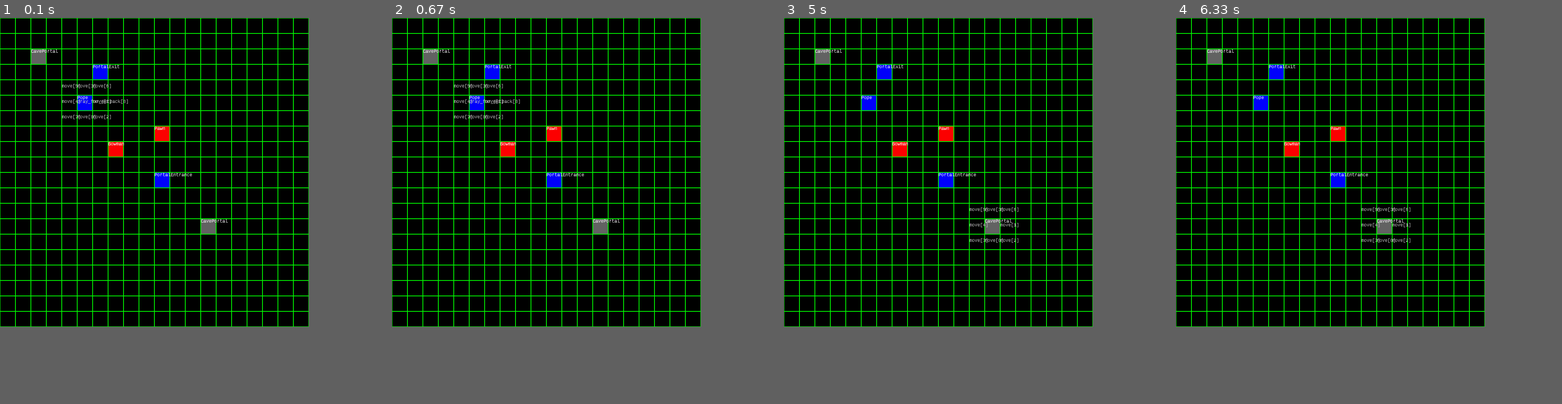
Above: before the commit, frames 1-4 (left to right).
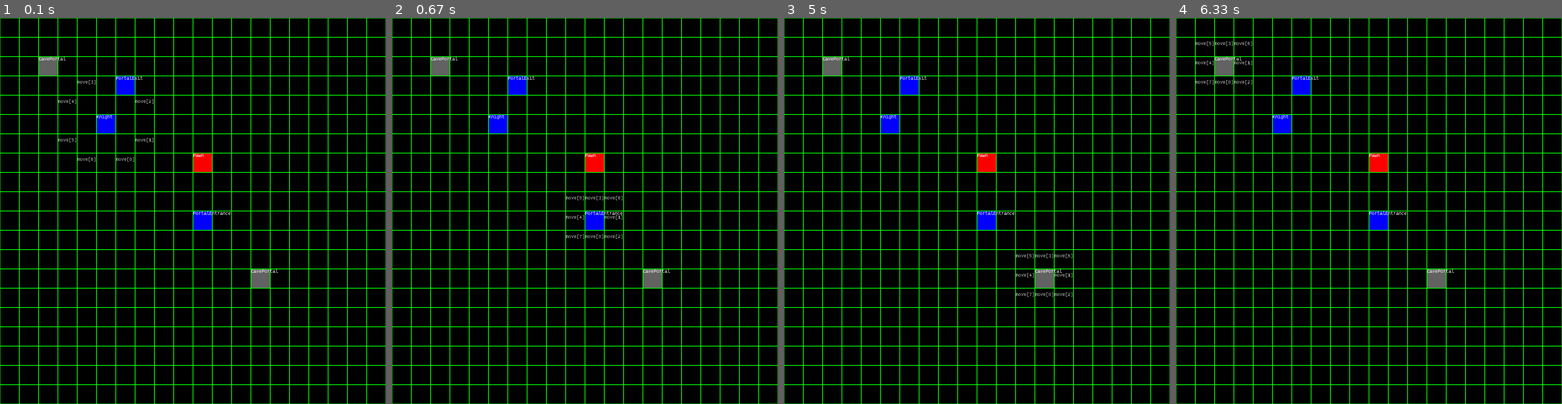
Above: after the commit, the same moments.

Repository: turnipjs/memechess
Game: pygame game, started from pygame_test.py
Two runs of this game, one before a commit and one after it. Both use one fixed random seed, a clock stepped at 60 frames per second and the inputs below.
Inputs (mouse positions are in pixels of both pictures, inside the frame that each line leads up to):
- Up to frame 1 (0.1 s): no input
- Up to frame 2 (0.67 s): click (585, 211) at 0.38 s
- Up to frame 3 (5 s): click "Pawn" at 0.72 s; click (888, 118) at 1.05 s, where only the run after the commit has a clickable "Knight"; right-click (980, 253) at 1.38 s; click (915, 83) at 2.22 s; click "PortalEntrance" at 3.38 s; click "CavePortal" at 4.78 s
- Up to frame 4 (6.33 s): click (1307, 83) at 5.12 s; click "CavePortal" at 6.02 s
In our replay, the window is 720x720 before the commit and 900x900 after it. These sizes can differ from the game's own. Grey fills any space a smaller window leaves; there, only what the larger window draws over its background counts as a difference.

The runs differ from the first frame. In frame 1, 15% of the frame differs, in the area x 0-100%, y 0-100%; in frame 2, 15%; in frame 3, 15%; in frame 4, 15%.

Commit message:
added rook and bishop?

Diff:
--- a/datamodel/knight.py
+++ b/datamodel/knight.py
@@ -1,15 +1,34 @@
 from .piece import Piece
+from .pawn import Pawn
 from .game import Action, MoveResult
 
-class Knight(Piece):
+class Knight(Pawn):
     def get_actions(self):
         actions = []
+        x = (1, 0, 0)
+        y = (0, 1, 0)
+        nx = (-1, 0, 0)
+        ny = (0, -1, 0)
+        horse_movements = [[x, y, y], [y, y, x], [x, x, y], [y, x, x], [x, x, ny], [ny, x, x], [x, ny, ny], [ny, ny, x], [nx, ny, ny], [ny, ny, nx], [nx, nx, ny], [ny, nx, nx], [nx, nx, y], [y, nx, nx], [nx, y, y], [y, nx, nx]]
+        for move in horse_movements:
+            res = MoveResult(MoveResult.Type.REGULAR, self.pos)
+            res = self.game.step_move_to(self, res.pos, (0, 0, 1))
+            up_to_3 = 0
+            for step in move:
+                res = self.game.step_move_to(self, res.pos, step)
+                if res.type == MoveResult.Type.INVALID:
+                    break
+                elif res.type == MoveResult.Type.REGULAR:
+                    up_to_3 += 1
+                    if res.ends_motion:
+                        break
 
-        for x_sign in (-1, 1):
-            for y_sign in (-1, 1):
-                res = self.game.step_move_to(self, self.pos, (0, 0, 1))
-                if res.type == MoveResult.Type.REGULAR:
-                    res = self.game.step_move_to(self, self.pos, (0, 0, 1))
+            res = self.game.step_move_to(self, res.pos, (0, 0, -1))
+            if up_to_3 == 3:
+                if res.type == MoveResult.Type.REGULAR and Action("move", *res.pos) not in actions:
+                    actions.append(Action("move", *res.pos))
+                elif res.type == MoveResult.Type.CAPTURE and Action("move_capture", *res.pos) not in actions:
+                    actions.append(Action("move_capture", *res.pos))
 
         return actions
 
--- a/pygame_test.py
+++ b/pygame_test.py
@@ -1,22 +1,22 @@
 import pygame
-from datamodel import game, pawn, rook, bishop, queen, portal, king, pope, bowman
+from datamodel import game, pawn, rook, bishop, queen, portal, king, pope, knight
 
-SQUARE_SIZE=40
+SQUARE_SIZE=50
 
 pygame.init()
 screen = pygame.display.set_mode((20*SQUARE_SIZE, 20*SQUARE_SIZE))
 
 board = game.Game()
-a=pope.Pope(board, (5, 5, 0), game.Color.WHITE)
+a=knight.Knight(board, (5, 5, 0), game.Color.WHITE)
 board.add_piece(a)
 b=portal.PortalExit(board, (6, 3, 0), game.Color.WHITE)
 board.add_piece(b)
 
 board.add_piece(portal.PortalEntrance(board, (10, 10, 0), game.Color.WHITE, b))
 board.add_piece(pawn.Pawn(board, (10, 7, 0), game.Color.BLACK))
-board.add_piece(bowman.Bowman(board, (7, 8, 0), game.Color.BLACK))
 
 [board.add_piece(i) for i in portal.make_cave_pair(board, (13, 13, 0), (2, 2, 0))]
+[board.add_piece(i) for i in portal.make_cave_pair(board, (13, 13, 1), (2, 2, 1))]
 
 selected_piece = a
 
--- a/test.py
+++ b/test.py
@@ -1,7 +1,7 @@
-import datamodel.game, datamodel.pawn, datamodel.rook
+import datamodel.game, datamodel.pawn, datamodel.rook, datamodel.knight
 
 g = datamodel.game.Game()
-p = datamodel.rook.Rook(g, [8, 8, 0], datamodel.game.Color.BLACK)
+p = datamodel.knight.Knight(g, [8, 8, 0], datamodel.game.Color.BLACK)
 #b = datamodel.pawn.Pawn(g, [2, 0, 0], datamodel.game.Color.WHITE)
 g.add_piece(p)
 #g.add_piece(b)
@@ -10,4 +10,4 @@
 actions = p.get_actions()
 print(actions)
 #p.apply_action(actions[2])
-print(g.pieces)
+#print(g.pieces)
